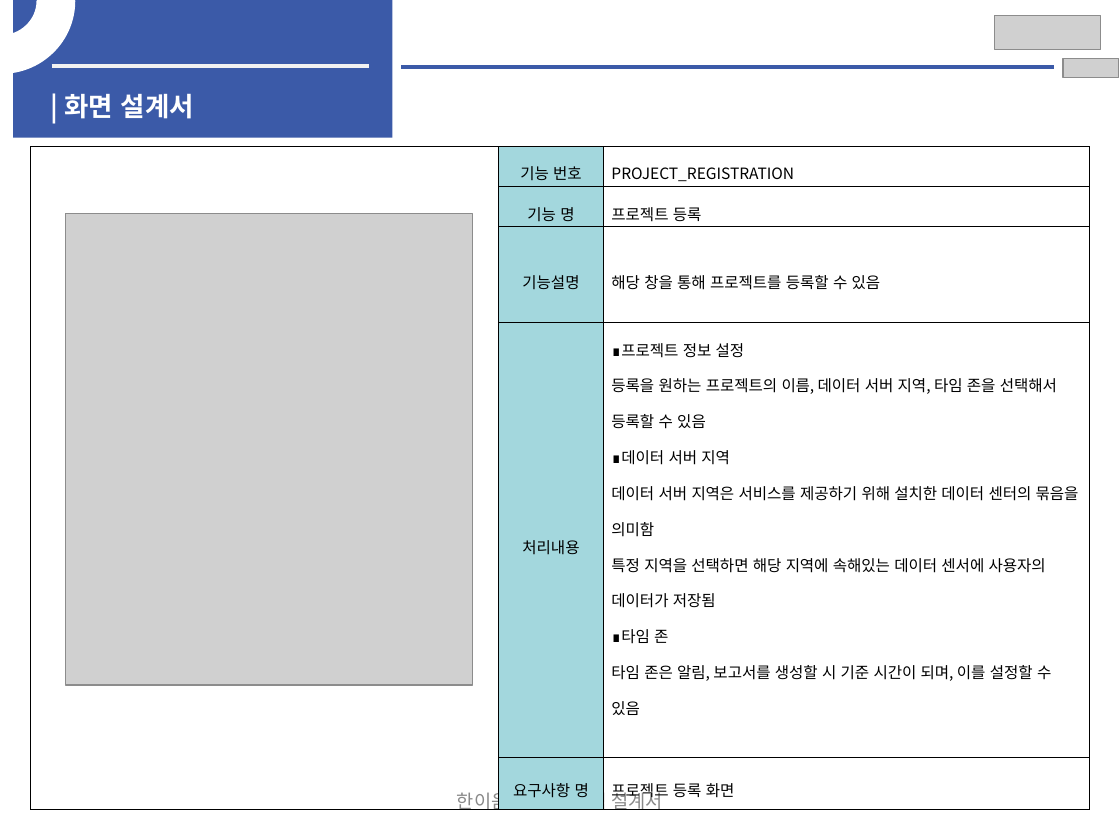
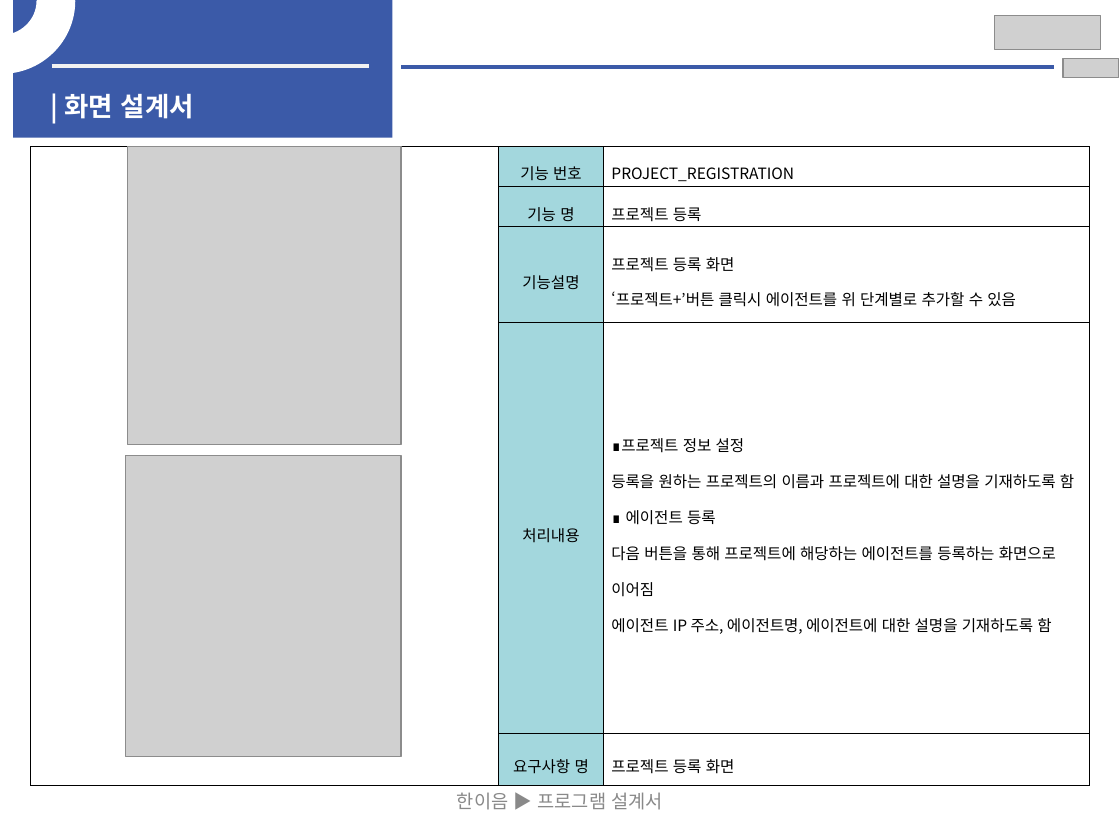
Before and after one commit to HwangYooHyun1/2023_Hanium_prj, a slide deck: slide 16 of 02_문서/03_중간보고서/2023_SW개발_HW제작설계서_일반_초안.pptx (slide 17 before the commit). Drawn at 1120x840 pixels with LibreOffice and Linux fonts; fonts in the diff are those of the drawing; grey boxes stand for pictures. Boxes give left, top, right and bottom in pixels: in the first picture for what was removed or moved away, otherwise in the second. Text is boxed around its words. In the diff, an @@ line names an element or a change of style, - is before the commit and + after.

```diff
--- a/02_문서/03_중간보고서/2023_SW개발_HW제작설계서_일반_초안.pptx
+++ b/02_문서/03_중간보고서/2023_SW개발_HW제작설계서_일반_초안.pptx
@@ table at (30,147,1089,778) @@
-row 3, column 3: 해당 창을 통해 프로젝트를 등록할 수 있음
+row 3, column 3: 프로젝트 등록 화면 / ‘프로젝트+’버튼 클릭시 에이전트를 위 단계별로 추가할 수 있음
-row 4, column 3: ∎프로젝트 정보 설정 / 등록을 원하는 프로젝트의 이름, 데이터 서버 지역, 타임 존을 선택해서 등록할 수 있음 / ∎데이터 서버 지역 / 데이터 서버 지역은 서비스를 제공하기 위해 설치한 데이터 센터의 묶음을 의미함 / 특정 지역을 선택하면 해당 지역에 속해있는 데이터 센서에 사용자의 데이터가 저장됨 / ∎타임 존 / 타임 존은 알림, 보고서를 생성할 시 기준 시간이 되며, 이를 설정할 수 있음
+row 4, column 3: ∎프로젝트 정보 설정 / 등록을 원하는 프로젝트의 이름과 프로젝트에 대한 설명을 기재하도록 함 / ∎ 에이전트 등록 / 다음 버튼을 통해 프로젝트에 해당하는 에이전트를 등록하는 화면으로 이어짐 / 에이전트 IP 주소, 에이전트명, 에이전트에 대한 설명을 기재하도록 함
@@ picture added at (128,146,401,444) @@
@@ picture removed at (65,213,472,684) @@
@@ picture added at (126,455,401,757) @@
```
Also in this commit, not shown: 11 other slides changed, 1 slide added.
